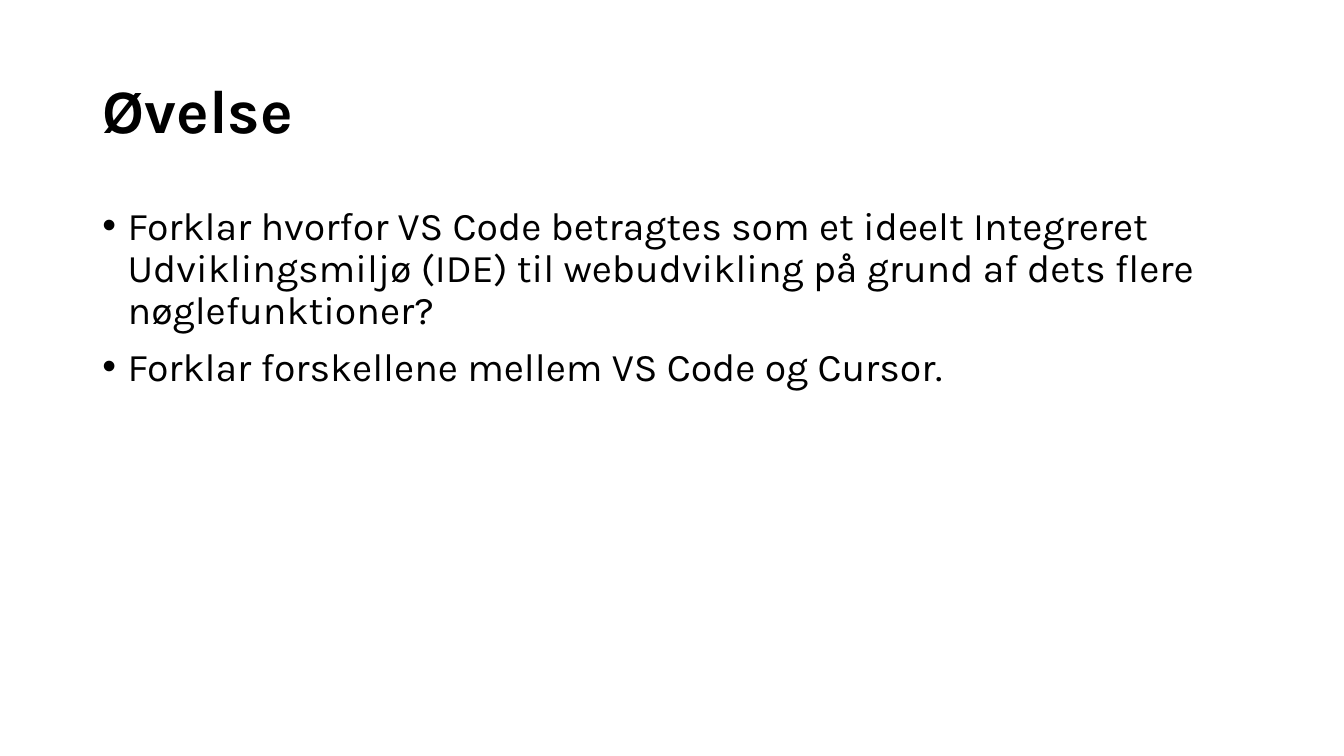
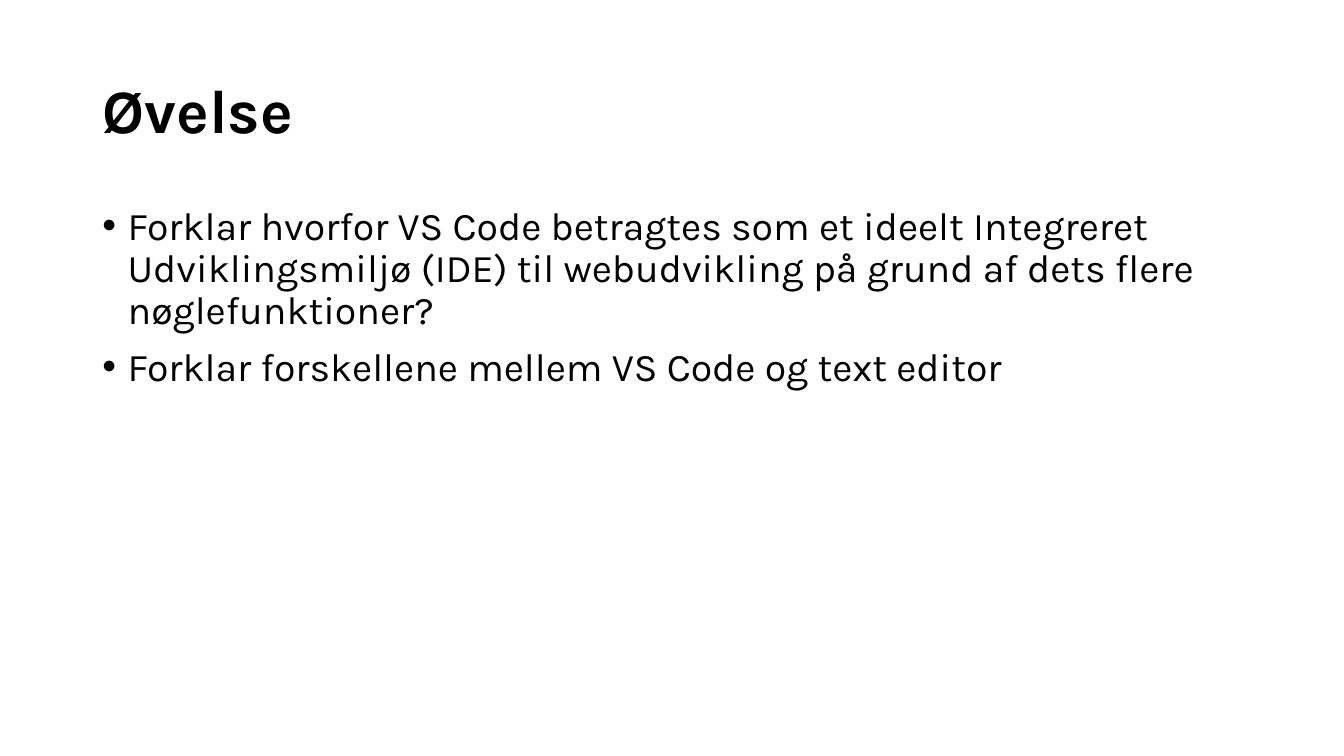
Before and after one commit to xbibogo/MMD24, a slide deck: slide 5 of semester2 PPT/Uge8_JSDay1.pptx. Drawn at 1344x756 pixels with LibreOffice and Linux fonts; fonts in the diff are those of the drawing. Boxes give left, top, right and bottom in pixels: in the first picture for what was removed or moved away, otherwise in the second. Text is boxed around its words. In the diff, an @@ line names an element or a change of style, - is before the commit and + after.

```diff
--- a/semester2 PPT/Uge8_JSDay1.pptx
+++ b/semester2 PPT/Uge8_JSDay1.pptx
@@ text at (128,354,1001,391): text changed @@
-• Forklar forskellene mellem VS Code og Cursor.
+• Forklar forskellene mellem VS Code og text editor
```
Also in this commit, not shown: 2 other slides changed, 5 other files.
